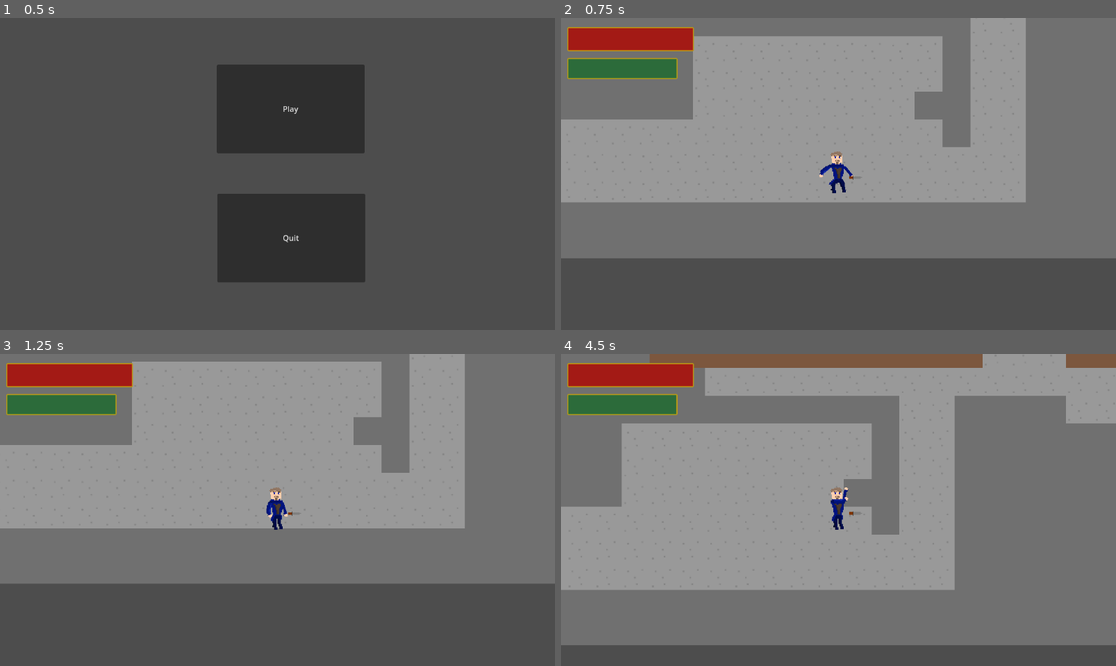
Above: before the commit, frames 1-4 (two rows, left to right).
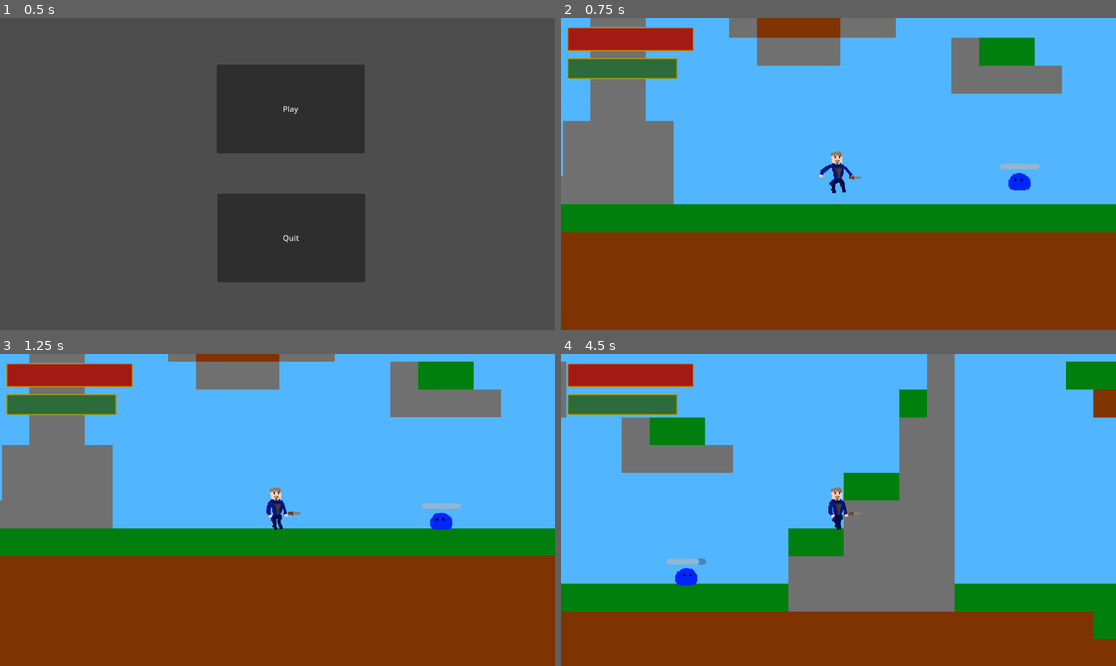
Above: after the commit, the same moments.

Repository: ponito/2DGame
Game: Godot game, scene res://menu.tscn
Two runs of this game, one before a commit and one after it. Both use one fixed random seed, a clock stepped at 60 frames per second and the inputs below.
Inputs:
- Up to frame 1 (0.5 s): no input
- Up to frame 2 (0.75 s): click "Play" at 0.5 s
- Up to frame 3 (1.25 s): no input
- Up to frame 4 (4.5 s): tap Enter (ui_accept) at 1.25, 1.52, 2.27, 3.77 s; hold E (E) 1.28-2.03 s; hold D (Right) 1.28-2.78 s; tap E (E) at 2.1, 3.6 s; hold A (Left) 2.78-3.53 s; hold E (E) 2.78-3.53 s; hold D (Right) from 3.53 s (still down); hold E (E) from 4.28 s (still down)

Frame 1 is identical in both runs. In frame 2, 93% of the frame differs, in the area x 0-100%, y 0-100%; in frame 3, 94%; in frame 4, 94%.
Error before the commit: Invalid access to property or key 'Health' on a base object of type 'TileMap'. (res://Player/Weapon.gd:6)

Commit message:
changes

Diff:
--- a/Enemies/slimeblue.gd
+++ b/Enemies/slimeblue.gd
@@ -10,11 +10,14 @@
 # Get the gravity from the project settings to be synced with RigidBody nodes.
 var gravity = ProjectSettings.get_setting("physics/2d/default_gravity")
 
-
+func _ready() -> void:
+	$HealthBar.value = Health
 
 func _physics_process(delta):
 	#Gravity for the Enemy
 	velocity.y += gravity * delta
+
+	$HealthBar.value = Health
 
 	#Internal Timer
 	if JumpTimer > 0:
--- a/Enemies/slimeblue.tscn
+++ b/Enemies/slimeblue.tscn
@@ -55,6 +55,14 @@
 rotation = 1.5708
 shape = SubResource("CapsuleShape2D_o48k2")
 
+[node name="HealthBar" type="ProgressBar" parent="."]
+offset_left = -23.0
+offset_top = -23.0
+offset_right = 23.0
+offset_bottom = -16.0
+step = 1.0
+show_percentage = false
+
 [connection signal="body_entered" from="EnemyVision" to="." method="_on_enemy_vision_body_entered"]
 [connection signal="body_exited" from="EnemyVision" to="." method="_on_enemy_vision_body_exited"]
 [connection signal="body_entered" from="Hitbox" to="." method="_on_hitbox_body_entered"]
--- a/Player/Weapon.gd
+++ b/Player/Weapon.gd
@@ -3,4 +3,5 @@
 
 
 func _on_area_2d_body_entered(body):
-	body.Health -= 20;
+	if body.name == "slimeblue":
+		body.Health -= 20
--- a/game.tscn
+++ b/game.tscn
@@ -14,7 +14,7 @@
 [node name="player" parent="player" instance=ExtResource("2_q18dc")]
 top_level = true
 visibility_layer = 16
-position = Vector2(2600, 976)
+position = Vector2(638, 366)
 
 [node name="enemies" type="Node2D" parent="."]
 
Not shown, added: Player/Wea6EA8.tmp
